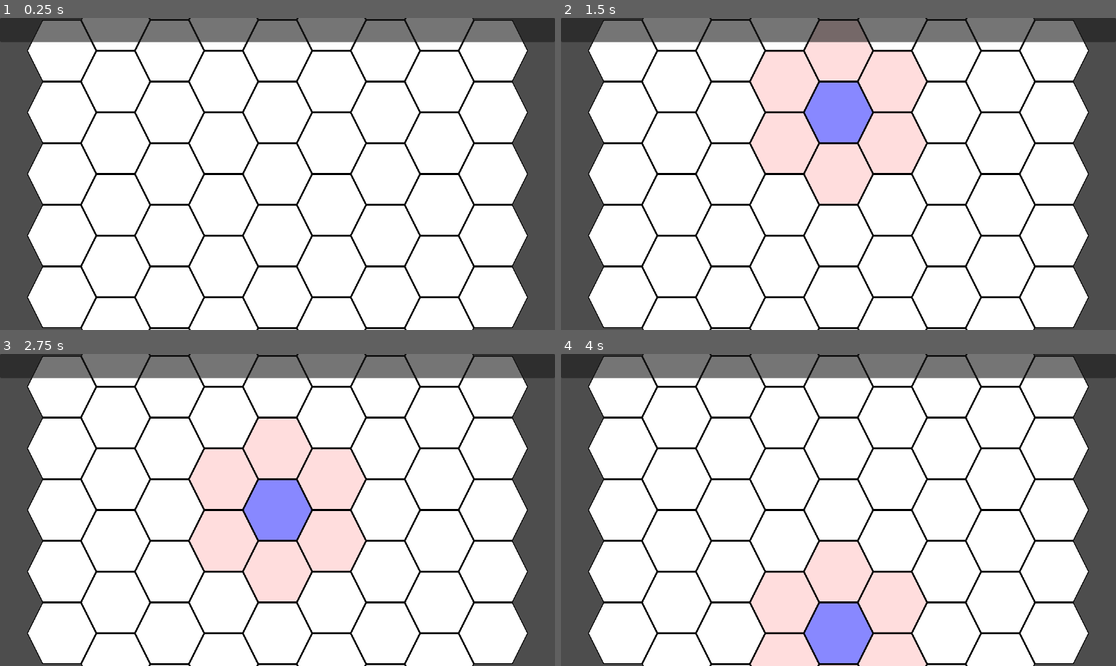
Above: before the commit, frames 1-4 (two rows, left to right).
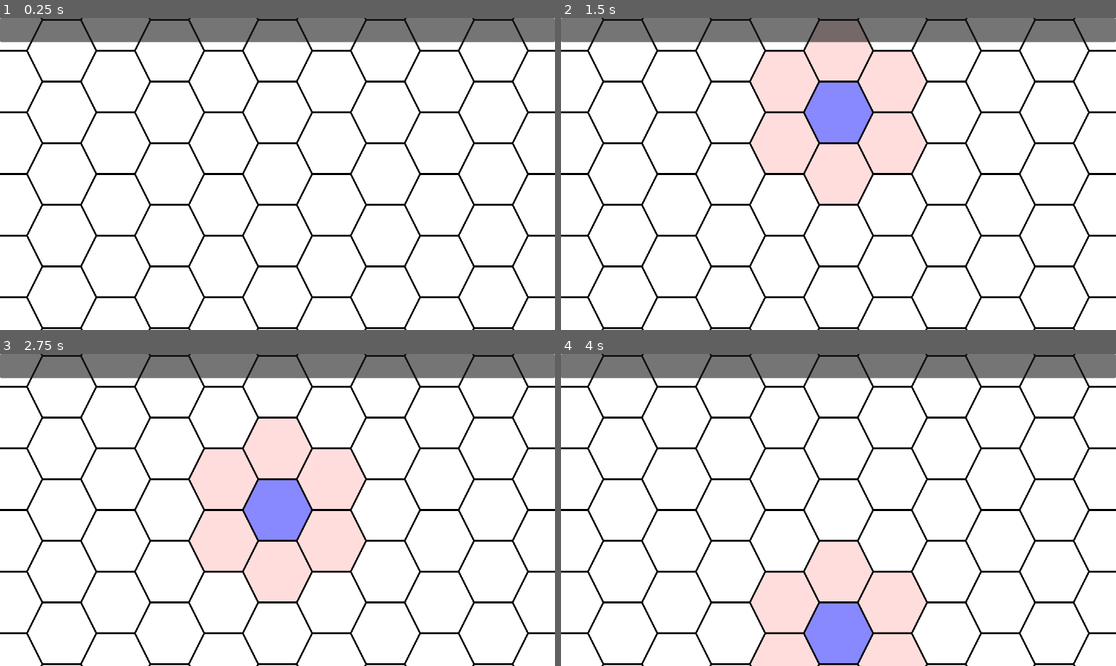
Above: after the commit, the same moments.

Repository: Drakosam/game_1
Game: Godot game, scene res://main_game_loop.tscn
Same seed, same stepped clock (60 frames per second), same inputs: the game is played once before the commit and once after it.
Inputs (mouse positions are in pixels of both pictures, inside the frame that each line leads up to):
- Up to frame 1 (0.25 s): no input
- Up to frame 2 (1.5 s): tap Enter at 0.5 s; move the mouse to (838, 49) at 0.52 s; click (838, 49) at 0.67 s; tap Space at 1.25 s; move the mouse to (838, 111) at 1.27 s; click (838, 111) at 1.42 s
- Up to frame 3 (2.75 s): tap Enter at 2 s; move the mouse to (277, 510) at 2.02 s; click (277, 510) at 2.17 s
- Up to frame 4 (4 s): tap Space at 2.75 s; move the mouse to (838, 572) at 2.77 s; click (838, 572) at 2.92 s; tap Enter at 3.5 s; move the mouse to (838, 634) at 3.52 s; click (838, 634) at 3.67 s

The runs differ from the first frame. In frame 1, 13% of the frame differs, in the area x 0-100%, y 0-100%; in frame 2, 13%; in frame 3, 13%; in frame 4, 13%.

Commit message:
-multiple level

Diff:
--- a/World/world_level.gd
+++ b/World/world_level.gd
@@ -3,7 +3,7 @@
 var Tile = preload("res://World/world_tile.tscn")
 
 func _ready():
-	set_level_with_size(5)
+	pass
 
 
 func set_level_with_size(level_size):
@@ -12,21 +12,20 @@
 		put_tile_in_level(0, 0)
 
 	else:
-		draw_hex_line(2*level_size-1,- hex_d+hex_d, -hex_d * (level_size-1),'LC0_')
+		draw_hex_line(2*level_size-1,- hex_d+hex_d, -hex_d * (level_size-1),str(name)+'_LC0_')
 
 		for i in range(level_size-1):
 			var ii = (level_size*2-2)-i
 
 			if ii < level_size:
 				break
-			draw_hex_line(ii, (hex_d-16)*(i+1), -hex_d/2*ii+hex_d/2, 'LR'+str(i)+"_")
-			draw_hex_line(ii, (-hex_d+16)*(i+1), -hex_d/2*ii+hex_d/2, 'LL'+str(i)+"_")
+			draw_hex_line(ii, (hex_d-16)*(i+1), -hex_d/2*ii+hex_d/2, str(name)+'_LR'+str(i)+"_")
+			draw_hex_line(ii, (-hex_d+16)*(i+1), -hex_d/2*ii+hex_d/2, str(name)+'_LL'+str(i)+"_")
 
 
 func _picked_hex_proc(hex_name, pick_position):
 	for hex in get_children():
 		hex.hex_has_ben_picked(hex_name, pick_position)
-
 
 
 func draw_hex_line(line_size, start_x, start_y,tile_name=''):
--- a/World/world_map.gd
+++ b/World/world_map.gd
@@ -1,6 +1,38 @@
 extends Node2D
 
+var show_lvl = 4
+
+func _ready():
+	$CloudLevel.set_level_with_size(3)
+	$TopLevel.set_level_with_size(4)
+	$CommerceLevel.set_level_with_size(5)
+	$BaseLevel.set_level_with_size(6)
+	$UndergroundLevel.set_level_with_size(5)
+	$DeapUndergroundLvel.set_level_with_size(4)
+	$UnderCitysLevel.set_level_with_size(4)
 
 
-func _ready():
-	pass # Replace with function body.
+func _input(event):
+	if (event is InputEventKey) and Input.is_key_pressed(KEY_KP_ADD) :
+		show_lvl +=1
+		update_view()
+	elif (event is InputEventKey) and Input.is_key_pressed(KEY_KP_SUBTRACT) :
+		show_lvl -=1
+		update_view()
+
+
+func update_view():
+	if show_lvl<1:
+		show_lvl = 1
+	elif show_lvl > 7 :
+		show_lvl = 7
+
+	var list_level = [$CloudLevel,$TopLevel,$CommerceLevel,$BaseLevel,
+	$UndergroundLevel,$DeapUndergroundLvel,$UnderCitysLevel]
+
+	for i in range(1,8):
+		if i == show_lvl:
+			list_level[i-1].visible = true
+			print(list_level[i-1].name)
+		else:
+			list_level[i-1].visible = false
--- a/World/world_map.tscn
+++ b/World/world_map.tscn
@@ -6,4 +6,22 @@
 [node name="WorldMap" type="Node2D"]
 script = ExtResource("1_lrg7e")
 
+[node name="CloudLevel" parent="." instance=ExtResource("2_r0rki")]
+visible = false
+
+[node name="TopLevel" parent="." instance=ExtResource("2_r0rki")]
+visible = false
+
+[node name="CommerceLevel" parent="." instance=ExtResource("2_r0rki")]
+visible = false
+
 [node name="BaseLevel" parent="." instance=ExtResource("2_r0rki")]
+
+[node name="UndergroundLevel" parent="." instance=ExtResource("2_r0rki")]
+visible = false
+
+[node name="DeapUndergroundLvel" parent="." instance=ExtResource("2_r0rki")]
+visible = false
+
+[node name="UnderCitysLevel" parent="." instance=ExtResource("2_r0rki")]
+visible = false
--- a/World/world_tile.gd
+++ b/World/world_tile.gd
@@ -5,11 +5,12 @@
 var picked_neighborhood = false
 var my_name = ''
 
+var rng = RandomNumberGenerator.new()
+
 signal picked_hex(hex_name, pick_position)
 
 func _ready():
-	my_name = str(get_parent().get_instance_id())+str(get_instance_id())
-
+	pass
 
 func _on_area_2d_mouse_entered():
 	focus = true
@@ -54,3 +55,5 @@
 
 func set_my_name(my_new_name):
 	my_name = my_new_name
+	if rng.randi_range(1,20)< 5 and ('UnderCity' in my_name):
+		visible = false
